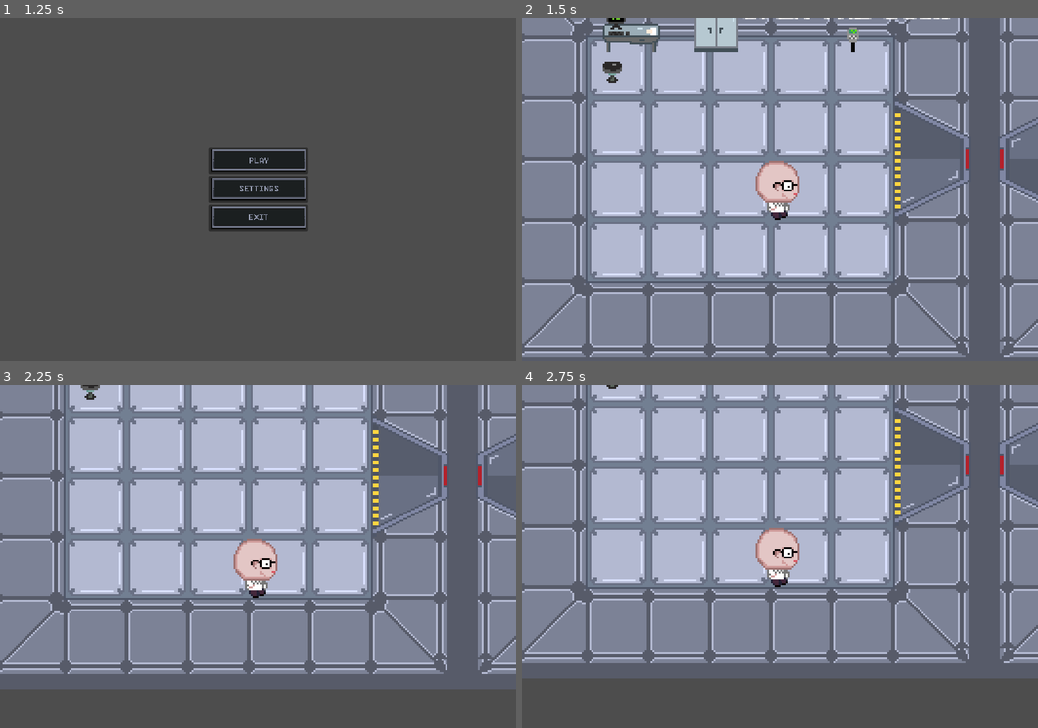
Above: before the commit, frames 1-4 (two rows, left to right).
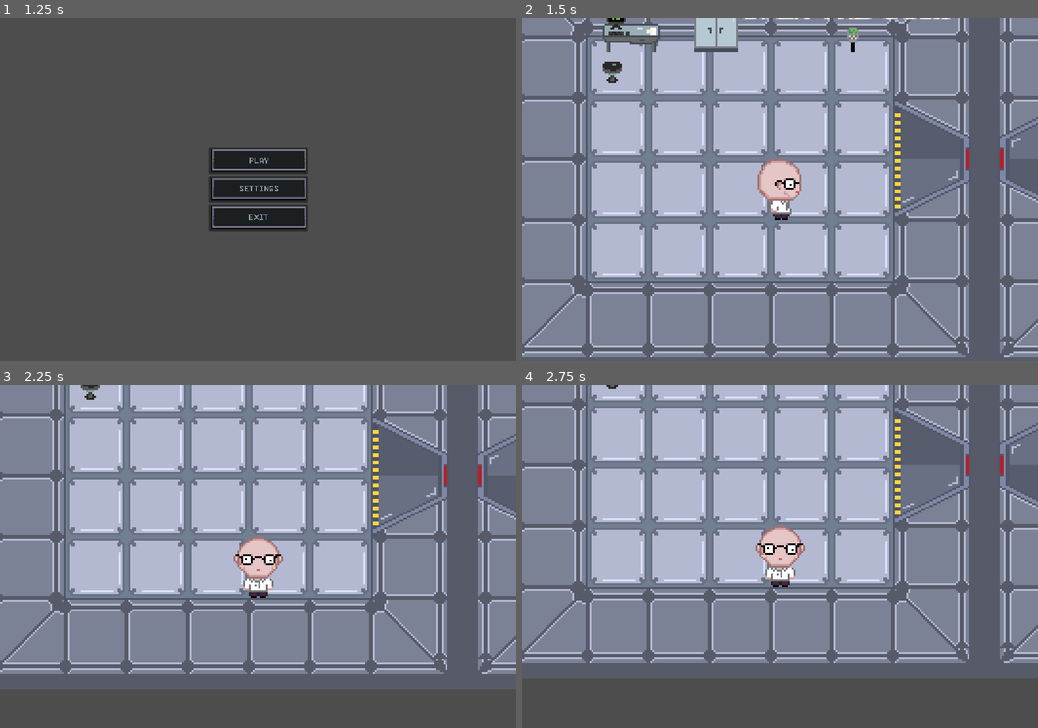
Above: after the commit, the same moments.

Repository: Pi-pol/Tachyon-race
Game: Godot game, scene res://Scenes/title.tscn
Same seed, same stepped clock (60 frames per second), same inputs: the game is played once before the commit and once after it.
Inputs (mouse positions are in pixels of both pictures, inside the frame that each line leads up to):
- Up to frame 1 (1.25 s): tap Enter at 0.5 s; move the mouse to (371, 172) at 0.52 s; hold Right (ui_right) from 0.53 s (still down); click (371, 172) at 0.67 s
- Up to frame 2 (1.5 s): release Right (ui_right) at 1.25 s; click (780, 162) at 1.25 s
- Up to frame 3 (2.25 s): tap Space at 2 s; move the mouse to (154, 573) at 2.02 s; hold Down (ui_down) from 2.03 s (still down)
- Up to frame 4 (2.75 s): keep holding Down (ui_down)

Frame 1 is identical in both runs. In frame 2, 0.6% of the frame differs, in the area x 45-55%, y 41-59%; in frame 3, 0.7%; in frame 4, 0.8%.

Commit message:
player somewat works

Diff:
--- a/Scenes/player.tscn
+++ b/Scenes/player.tscn
@@ -171,66 +171,67 @@
 "RunUp": SubResource("Animation_cr1su")
 }
 
-[sub_resource type="AnimationNodeAnimation" id="AnimationNodeAnimation_b4qwb"]
+[sub_resource type="AnimationNodeAnimation" id="AnimationNodeAnimation_hka3t"]
 animation = &"IdleLeft"
 
-[sub_resource type="AnimationNodeAnimation" id="AnimationNodeAnimation_yfa45"]
+[sub_resource type="AnimationNodeAnimation" id="AnimationNodeAnimation_cgdun"]
 animation = &"IdleDown"
 
-[sub_resource type="AnimationNodeAnimation" id="AnimationNodeAnimation_5ml3h"]
+[sub_resource type="AnimationNodeAnimation" id="AnimationNodeAnimation_e8iko"]
+animation = &"IdleUp"
+
+[sub_resource type="AnimationNodeAnimation" id="AnimationNodeAnimation_ax1s7"]
 animation = &"IdleRight"
 
-[sub_resource type="AnimationNodeAnimation" id="AnimationNodeAnimation_5pisw"]
-animation = &"IdleUp"
-
-[sub_resource type="AnimationNodeBlendSpace2D" id="AnimationNodeBlendSpace2D_pyhcy"]
-blend_point_0/node = SubResource("AnimationNodeAnimation_b4qwb")
+[sub_resource type="AnimationNodeBlendSpace2D" id="AnimationNodeBlendSpace2D_yr12j"]
+blend_point_0/node = SubResource("AnimationNodeAnimation_hka3t")
 blend_point_0/pos = Vector2(-1, 0)
-blend_point_1/node = SubResource("AnimationNodeAnimation_yfa45")
+blend_point_1/node = SubResource("AnimationNodeAnimation_cgdun")
 blend_point_1/pos = Vector2(0, 1)
-blend_point_2/node = SubResource("AnimationNodeAnimation_5ml3h")
-blend_point_2/pos = Vector2(1, 0)
-blend_point_3/node = SubResource("AnimationNodeAnimation_5pisw")
-blend_point_3/pos = Vector2(0, -1)
+blend_point_2/node = SubResource("AnimationNodeAnimation_e8iko")
+blend_point_2/pos = Vector2(0, -0.9)
+blend_point_3/node = SubResource("AnimationNodeAnimation_ax1s7")
+blend_point_3/pos = Vector2(1, 0)
 blend_mode = 1
 
-[sub_resource type="AnimationNodeAnimation" id="AnimationNodeAnimation_0vvmc"]
+[sub_resource type="AnimationNodeAnimation" id="AnimationNodeAnimation_nglr3"]
 animation = &"RunLeft"
 
-[sub_resource type="AnimationNodeAnimation" id="AnimationNodeAnimation_8wwlg"]
+[sub_resource type="AnimationNodeAnimation" id="AnimationNodeAnimation_vowo5"]
+animation = &"RunRight"
+
+[sub_resource type="AnimationNodeAnimation" id="AnimationNodeAnimation_qy668"]
+animation = &"RunUp"
+
+[sub_resource type="AnimationNodeAnimation" id="AnimationNodeAnimation_l5c30"]
 animation = &"RunDown"
 
-[sub_resource type="AnimationNodeAnimation" id="AnimationNodeAnimation_jsae8"]
-animation = &"RunRight"
-
-[sub_resource type="AnimationNodeAnimation" id="AnimationNodeAnimation_ajsft"]
-animation = &"RunUp"
-
-[sub_resource type="AnimationNodeBlendSpace2D" id="AnimationNodeBlendSpace2D_joqjr"]
-blend_point_0/node = SubResource("AnimationNodeAnimation_0vvmc")
+[sub_resource type="AnimationNodeBlendSpace2D" id="AnimationNodeBlendSpace2D_54m6u"]
+blend_point_0/node = SubResource("AnimationNodeAnimation_nglr3")
 blend_point_0/pos = Vector2(-1, 0)
-blend_point_1/node = SubResource("AnimationNodeAnimation_8wwlg")
-blend_point_1/pos = Vector2(0, 1)
-blend_point_2/node = SubResource("AnimationNodeAnimation_jsae8")
-blend_point_2/pos = Vector2(1, 0)
-blend_point_3/node = SubResource("AnimationNodeAnimation_ajsft")
-blend_point_3/pos = Vector2(0, -1)
+blend_point_1/node = SubResource("AnimationNodeAnimation_vowo5")
+blend_point_1/pos = Vector2(1, 0)
+blend_point_2/node = SubResource("AnimationNodeAnimation_qy668")
+blend_point_2/pos = Vector2(0, -1)
+blend_point_3/node = SubResource("AnimationNodeAnimation_l5c30")
+blend_point_3/pos = Vector2(0, 1)
 blend_mode = 1
 
-[sub_resource type="AnimationNodeStateMachineTransition" id="AnimationNodeStateMachineTransition_61l1k"]
-
-[sub_resource type="AnimationNodeStateMachineTransition" id="AnimationNodeStateMachineTransition_h5mdu"]
-
-[sub_resource type="AnimationNodeStateMachineTransition" id="AnimationNodeStateMachineTransition_17ta4"]
-
-[sub_resource type="AnimationNodeStateMachine" id="AnimationNodeStateMachine_mgcff"]
-states/End/position = Vector2(521, 132)
-states/Start/position = Vector2(92, 132)
-states/idle/node = SubResource("AnimationNodeBlendSpace2D_pyhcy")
-states/idle/position = Vector2(259, 132)
-states/run/node = SubResource("AnimationNodeBlendSpace2D_joqjr")
-states/run/position = Vector2(391, 132)
-transitions = ["idle", "run", SubResource("AnimationNodeStateMachineTransition_61l1k"), "run", "idle", SubResource("AnimationNodeStateMachineTransition_h5mdu"), "Start", "idle", SubResource("AnimationNodeStateMachineTransition_17ta4")]
+[sub_resource type="AnimationNodeStateMachineTransition" id="AnimationNodeStateMachineTransition_y6k8h"]
+advance_mode = 2
+
+[sub_resource type="AnimationNodeStateMachineTransition" id="AnimationNodeStateMachineTransition_iejqx"]
+
+[sub_resource type="AnimationNodeStateMachineTransition" id="AnimationNodeStateMachineTransition_ifwrl"]
+
+[sub_resource type="AnimationNodeStateMachine" id="AnimationNodeStateMachine_8bpxu"]
+resource_local_to_scene = true
+states/Start/position = Vector2(269, 100)
+states/idle/node = SubResource("AnimationNodeBlendSpace2D_yr12j")
+states/idle/position = Vector2(447, 100)
+states/run/node = SubResource("AnimationNodeBlendSpace2D_54m6u")
+states/run/position = Vector2(754, 95)
+transitions = ["Start", "idle", SubResource("AnimationNodeStateMachineTransition_y6k8h"), "idle", "run", SubResource("AnimationNodeStateMachineTransition_iejqx"), "run", "idle", SubResource("AnimationNodeStateMachineTransition_ifwrl")]
 
 [node name="Player" type="CharacterBody2D"]
 position = Vector2(77, 55)
@@ -256,7 +257,7 @@
 libraries = {
 "": SubResource("AnimationLibrary_gdc1f")
 }
-tree_root = SubResource("AnimationNodeStateMachine_mgcff")
+tree_root = SubResource("AnimationNodeStateMachine_8bpxu")
 anim_player = NodePath("../AnimationPlayer")
-parameters/idle/blend_position = Vector2(0.126984, -0.374449)
-parameters/run/blend_position = Vector2(-0.107143, -0.621145)
+parameters/idle/blend_position = Vector2(0.347222, -0.0484581)
+parameters/run/blend_position = Vector2(0, 0)
--- a/Scripts/Player.gd
+++ b/Scripts/Player.gd
@@ -3,8 +3,9 @@
 const ACCELERATION = 2000
 const MAX_SPEED =300
 const FRICTION = 8000
-@onready var animationPlayer = $AnimationPlayer
+
 @onready var animationTree =$AnimationTree
+@onready var anim_state =animationTree.get("parameters/playback")
 func _physics_process(delta):
 	var input_vector = Vector2.ZERO
 	input_vector.x = Input.get_action_strength("ui_right") - Input.get_action_strength("ui_left")
@@ -13,12 +14,13 @@
 
 
 	if input_vector != Vector2.ZERO:
-		animationTree.set
+		animationTree.set("parameters/idle/blend_position", input_vector)
 		animationTree.set("parameters/run/blend_position", input_vector)
 		velocity = velocity.move_toward(input_vector*MAX_SPEED, ACCELERATION*delta)
-		print(input_vector)
 	else:
+
 		velocity = velocity.move_toward(Vector2.ZERO,FRICTION*delta)
+
 	move_and_slide()
 	if get_slide_collision_count() > 0:
 		var push_vel = Vector2.ZERO
